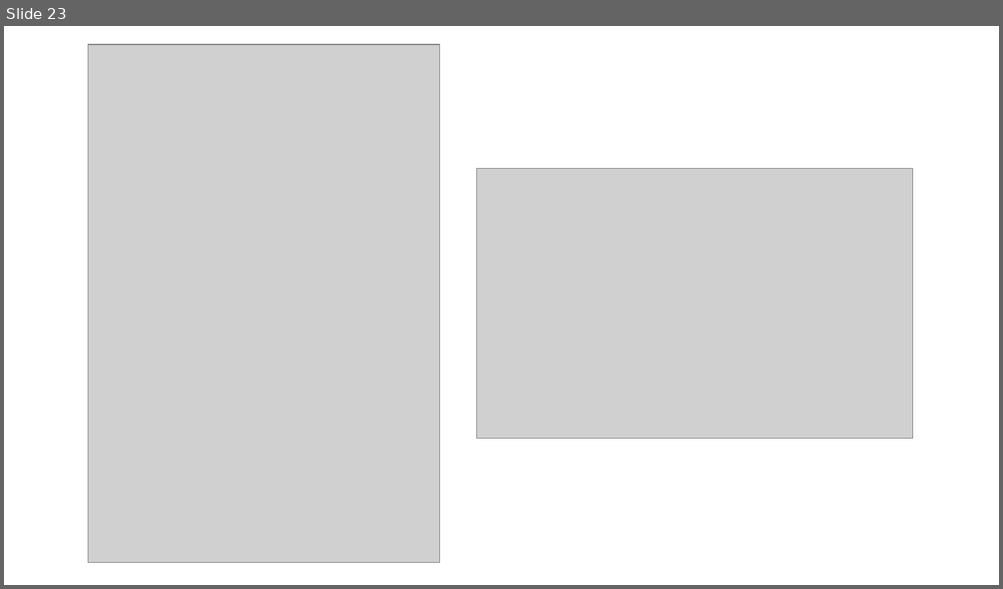
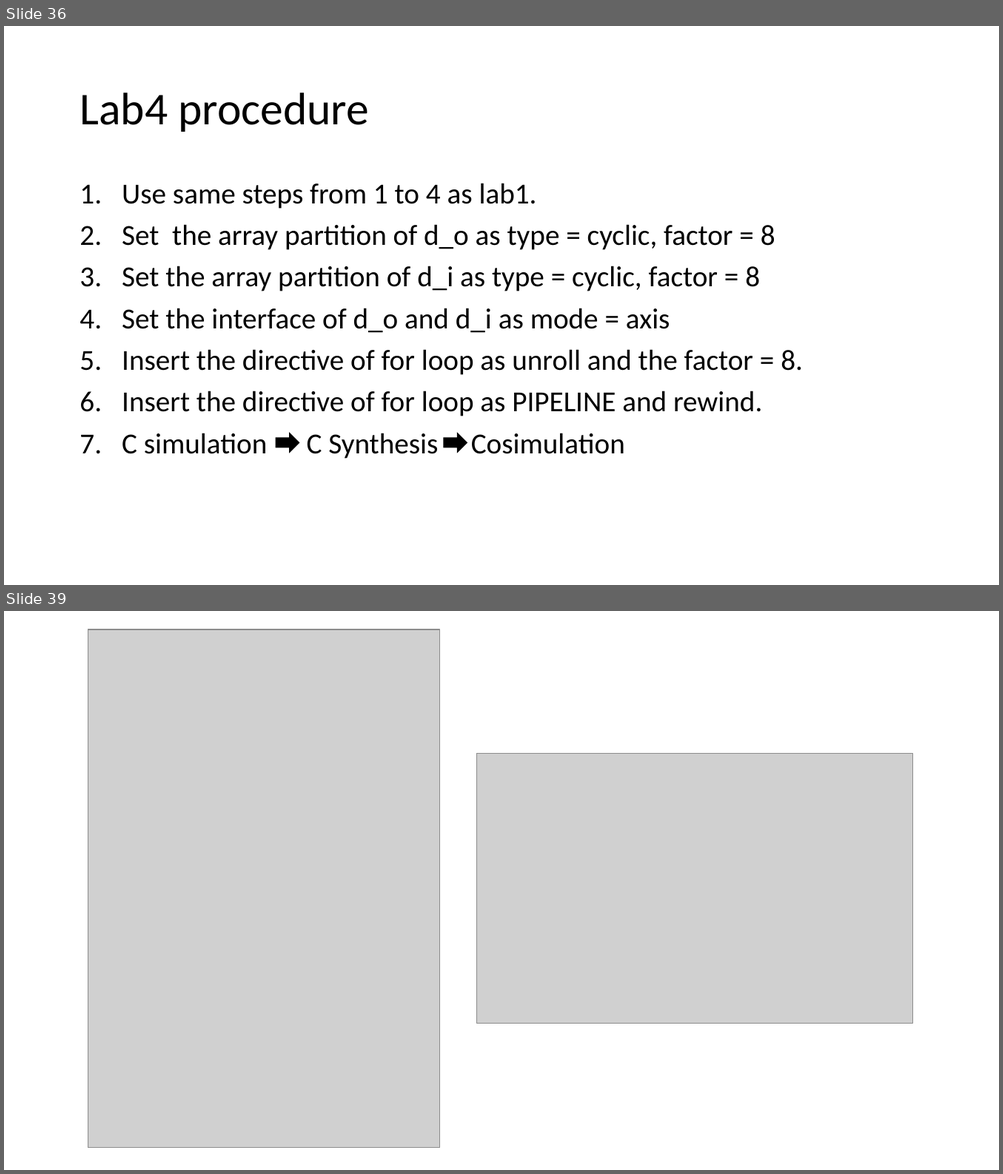
Before and after one commit to ZheChen-Bill/Interface_Synthesis, a slide deck: 111061545_labA_report.pptx. Shown one above the other, each under a label of ours: slide 23 before the commit, slides 36 and 39 after it; the slides between them are not shown. The pictures are 1003x589 and 1003x1174 pixels, drawn with LibreOffice and Linux fonts; fonts in the diff are those of the drawing; grey boxes stand for pictures. Boxes give left, top, right and bottom in pixels: in the first picture for what was removed or moved away, otherwise in the second. Text is boxed around its words. In the diff, an @@ line names an element or a change of style, - is before the commit and + after.

```diff
--- a/111061545_labA_report.pptx
+++ b/111061545_labA_report.pptx
@@ slide 36 added at (x1=4, y1=26, x2=999, y2=585), background #FFFFFF @@
@@ title added at (x1=79, y1=93, x2=369, y2=132), 44 pt, text #000000 @@
+Lab4 procedure
@@ text added at (x1=122, y1=183, x2=802, y2=459), 28 pt, text #000000 @@
+1. Use same steps from 1 to 4 as lab1.
+2. Set the array partition of d_o as type = cyclic, factor = 8
+3. Set the array partition of d_i as type = cyclic, factor = 8
+4. Set the interface of d_o and d_i as mode = axis
+5. Insert the directive of for loop as unroll and the factor = 8.
+6. Insert the directive of for loop as PIPELINE and rewind.
+7. C simulation C Synthesis Cosimulation
@@ right arrow added at (x1=276, y1=434, x2=299, y2=453), fill #000000, outline #000000 1 pt @@
@@ right arrow added at (x1=444, y1=434, x2=466, y2=453), fill #000000, outline #000000 1 pt @@
@@ what was slide 23 is now slide 39 @@
```
Also in this commit, not shown: 7 slides changed, 17 other slides added, 1 slide removed.
